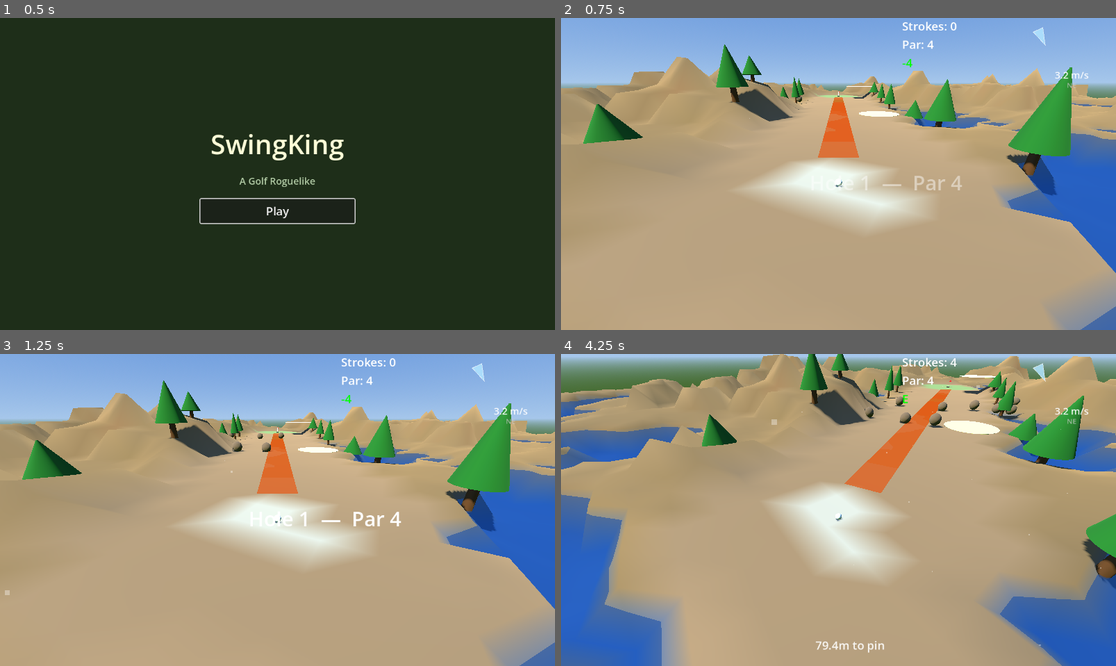
Above: before the commit, frames 1-4 (two rows, left to right).
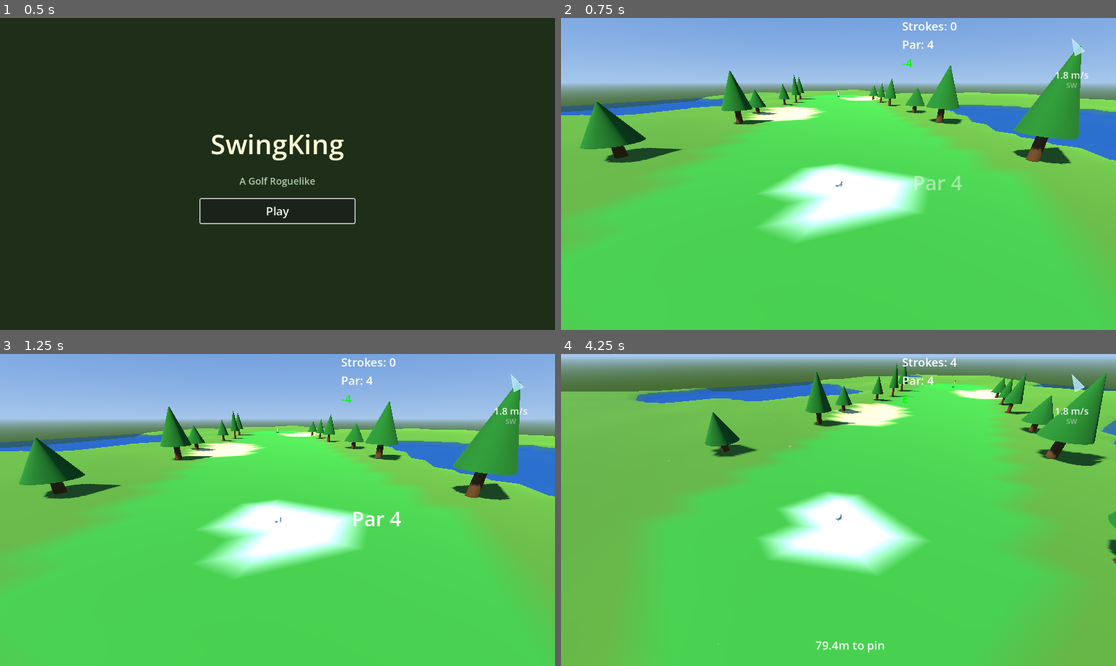
Above: after the commit, the same moments.

Repository: alexanderbenfox/golf-roguelike-godot
Game: Godot game, scene res://scenes/main_menu.tscn
The game is run twice, just before and just after one commit, with the same random seed, the same clock (stepped at 60 frames per second) and the same inputs.
Inputs (mouse positions are in pixels of both pictures, inside the frame that each line leads up to):
- Up to frame 1 (0.5 s): no input
- Up to frame 2 (0.75 s): click "Play" at 0.5 s
- Up to frame 3 (1.25 s): no input
- Up to frame 4 (4.25 s): tap Enter at 1.25 s; move the mouse to (960, 494) at 1.27 s; click (960, 494) at 1.35 s; move the mouse to (727, 525) at 2.02 s; click (727, 525) at 2.1 s; move the mouse to (894, 441) at 2.77 s; click (894, 441) at 2.85 s; move the mouse to (810, 572) at 3.52 s; click (810, 572) at 3.6 s

Frame 1 is identical in both runs. In frame 2, 78% of the frame differs, in the area x 0-100%, y 2-100%; in frame 3, 78%; in frame 4, 93%, in the area x 0-100%, y 0-100%.

Commit message:
Fix bunkers to be terrain pieces rather than objects

Diff:
--- a/main.tscn
+++ b/main.tscn
@@ -27,6 +27,11 @@
 [ext_resource type="Resource" uid="uid://b0denb2w1toja" path="res://resources/biomes/canyon.tres" id="31_canyon"]
 [ext_resource type="Resource" uid="uid://c221bvdvk4nul" path="res://resources/biomes/desert.tres" id="32_desert"]
 
+[sub_resource type="Resource" id="seg_meadow"]
+script = ExtResource("20_5t8nk")
+biome = ExtResource("30_meadow")
+metadata/_custom_type_script = "uid://bono71xruhrub"
+
 [sub_resource type="Resource" id="seg_canyon"]
 script = ExtResource("20_5t8nk")
 biome = ExtResource("31_canyon")
@@ -38,11 +43,6 @@
 script = ExtResource("20_5t8nk")
 biome = ExtResource("32_desert")
 margin = 35.0
-metadata/_custom_type_script = "uid://bono71xruhrub"
-
-[sub_resource type="Resource" id="seg_meadow"]
-script = ExtResource("20_5t8nk")
-biome = ExtResource("30_meadow")
 metadata/_custom_type_script = "uid://bono71xruhrub"
 
 [node name="Main" type="Node3D" unique_id=663232325]
@@ -80,7 +80,7 @@
 
 [node name="CourseManager" type="Node" parent="." unique_id=1153306614]
 script = ExtResource("8_4arys")
-biome_sequence = Array[ExtResource("20_5t8nk")]([SubResource("seg_canyon"), SubResource("seg_desert"), SubResource("seg_meadow")])
+biome_sequence = Array[ExtResource("20_5t8nk")]([SubResource("seg_meadow"), SubResource("seg_canyon"), SubResource("seg_desert")])
 config = ExtResource("9_tereu")
 metadata/_custom_type_script = "uid://dq7j4va62md3m"
 
--- a/resources/biome_definition.gd
+++ b/resources/biome_definition.gd
@@ -202,7 +202,7 @@
 		_zone_ex(
 			TerrainDataScript.ZoneType.BUNKER,
 			Color(0.85, 0.78, 0.50), 3.0,
-			0.2, 0.5, 0.8, 0.6, -0.3,
+			0.2, 0.5, 0.8, 0.6, -1.5,
 		),
 		_zone(
 			TerrainDataScript.ZoneType.WATER,
@@ -270,7 +270,7 @@
 		_zone_ex(
 			TerrainDataScript.ZoneType.BUNKER,
 			Color(0.75, 0.60, 0.35), 3.5,
-			0.3, 0.8, 0.7, 0.5, -0.6,
+			0.3, 0.8, 0.7, 0.5, -1.5,
 		),
 		_zone_ex(
 			TerrainDataScript.ZoneType.WATER,
@@ -337,7 +337,7 @@
 		_zone_ex(
 			TerrainDataScript.ZoneType.BUNKER,
 			Color(0.90, 0.82, 0.55), 4.0,
-			0.4, 0.6, 0.9, 0.5, -0.4,
+			0.4, 0.6, 0.9, 0.5, -1.5,
 		),
 		_zone(
 			TerrainDataScript.ZoneType.WATER,
--- a/resources/biomes/canyon.tres
+++ b/resources/biomes/canyon.tres
@@ -56,7 +56,7 @@
 valley_scale = 0.8
 hill_shape = 0.7
 valley_shape = 0.5
-height_offset = -0.6
+height_offset = -1.5
 
 [sub_resource type="Resource" id="z5"]
 script = ExtResource("2")
--- a/resources/biomes/desert.tres
+++ b/resources/biomes/desert.tres
@@ -56,7 +56,7 @@
 valley_scale = 0.6
 hill_shape = 0.9
 valley_shape = 0.5
-height_offset = -0.4
+height_offset = -1.5
 
 [sub_resource type="Resource" id="z5"]
 script = ExtResource("2")
--- a/resources/biomes/meadow.tres
+++ b/resources/biomes/meadow.tres
@@ -44,7 +44,7 @@
 valley_scale = 0.5
 hill_shape = 0.8
 valley_shape = 0.6
-height_offset = -0.3
+height_offset = -1.5
 
 [sub_resource type="Resource" id="z5"]
 script = ExtResource("2")
--- a/scripts/golf_ball.gd
+++ b/scripts/golf_ball.gd
@@ -164,9 +164,12 @@
 
 ## Apply an external impulse to the ball (e.g. from a dynamic hazard).
 ## If the ball is at rest, restarts simulation so the impulse takes effect.
+## Cancels any in-progress aim so the player can't shoot mid-launch.
 func apply_hazard_impulse(impulse: Vector3) -> void:
 	if not sim_state:
 		return
+	if is_aiming:
+		_cancel_aim()
 	if not is_simulating:
 		# Ball is at rest — restart simulation with the impulse as velocity
 		sim_state.velocity = impulse
--- a/scripts/hole_generator.gd
+++ b/scripts/hole_generator.gd
@@ -24,7 +24,9 @@
 	var type: Type
 	var world_position: Vector3
 	var radius: float
-	var height: float  # trees only; bunkers use a fixed visual thickness
+	var height: float      # trees only
+	var aspect_ratio: float = 1.0  # bunkers: elongation (>1 = longer along rotation axis)
+	var rotation: float = 0.0     # bunkers: radians, orientation of the long axis
 
 
 class DynamicHazardDescriptor:
@@ -144,6 +146,12 @@
 			hazard_rng, layout, resolved_biome,
 		)
 
+	# Extract bunker positions for terrain painting
+	var bunkers: Array = []
+	for obs in layout.obstacles:
+		if obs.type == ObstacleDescriptor.Type.BUNKER:
+			bunkers.append(obs)
+
 	# Generate terrain heightmap + zones (biome set on terrain inside)
 	layout.terrain_data = HeightmapGeneratorScript.generate(
 		rng,
@@ -156,6 +164,7 @@
 		cell_size,
 		terrain_margin,
 		resolved_biome,
+		bunkers,
 	)
 
 	return layout
@@ -200,10 +209,15 @@
 		var b := ObstacleDescriptor.new()
 		b.type = ObstacleDescriptor.Type.BUNKER
 		var back := dir * (layout.hole_length - rng.randf_range(5.0, 14.0))
-		var side := right * rng.randf_range(-layout.fairway_width * 0.8, layout.fairway_width * 0.8)
+		var side := right * rng.randf_range(
+			-layout.fairway_width * 0.8,
+			layout.fairway_width * 0.8,
+		)
 		b.world_position = back + side
 		b.world_position.y = 0.0
-		b.radius = rng.randf_range(3.0, 6.0)
+		b.radius = rng.randf_range(4.0, 7.0)
+		b.aspect_ratio = rng.randf_range(1.0, 2.2)
+		b.rotation = rng.randf_range(0.0, TAU)
 		layout.obstacles.append(b)
 
 	# --- Fairway bunker (chance scales with bunker_density, par 4+) ---
@@ -214,9 +228,14 @@
 		var t := rng.randf_range(0.3, 0.6)
 		var side_sign := 1.0 if rng.randf() > 0.5 else -1.0
 		b.world_position = dir * (t * layout.hole_length) \
-			+ right * side_sign * (layout.fairway_width * 0.3 + rng.randf_range(0.0, 4.0))
+			+ right * side_sign * (
+				layout.fairway_width * 0.3
+				+ rng.randf_range(0.0, 4.0)
+			)
 		b.world_position.y = 0.0
-		b.radius = rng.randf_range(3.0, 5.0)
+		b.radius = rng.randf_range(4.0, 6.0)
+		b.aspect_ratio = rng.randf_range(1.0, 2.5)
+		b.rotation = rng.randf_range(0.0, TAU)
 		layout.obstacles.append(b)
 
 
--- a/scripts/procedural_hole.gd
+++ b/scripts/procedural_hole.gd
@@ -3,7 +3,7 @@
 ## Responsibilities:
 ##   - Terrain mesh (vertex-coloured heightmap) with collision
 ##   - Tree obstacles (StaticBody3D with collision so ball bounces off)
-##   - Bunker visuals (sand-coloured disc; friction penalty is a future TODO)
+##   - Bunkers (terrain-integrated — painted as BUNKER zones with bowl depressions)
 ##   - Cup + flag (owns the Area3D and emits ball_entered_cup)
 ##
 ## Usage:
@@ -20,7 +20,6 @@
 
 const TRUNK_COLOR    := Color(0.35, 0.20, 0.05)
 const FOLIAGE_COLOR  := Color(0.10, 0.38, 0.08)
-const SAND_COLOR     := Color(0.85, 0.78, 0.50)
 const FLAG_COLOR     := Color(0.90, 0.10, 0.10)
 
 const GREEN_RADIUS   := 8.0
@@ -175,8 +174,6 @@
 		match obs.type:
 			HoleGenerator.ObstacleDescriptor.Type.TREE:
 				_build_tree(obs)
-			HoleGenerator.ObstacleDescriptor.Type.BUNKER:
-				_build_bunker(obs)
 
 
 func _build_tree(obs: HoleGenerator.ObstacleDescriptor) -> void:
@@ -220,22 +217,6 @@
 	add_child(body)
 
 
-func _build_bunker(obs: HoleGenerator.ObstacleDescriptor) -> void:
-	# Sample terrain height at center + edge points so the disc sits above the
-	# highest point within its footprint (avoids clipping on sloped terrain).
-	var cx: float = obs.world_position.x
-	var cz: float = obs.world_position.z
-	var r: float = obs.radius
-	var base_y: float = _terrain_height_at(cx, cz)
-	for offset: Vector2 in [Vector2(r, 0), Vector2(-r, 0), Vector2(0, r), Vector2(0, -r)]:
-		base_y = maxf(base_y, _terrain_height_at(cx + offset.x, cz + offset.y))
-	_add_disc_mesh(
-		Vector3(cx, base_y, cz),
-		obs.radius,
-		SAND_COLOR,
-		0.05
-	)
-
 
 # -------------------------------------------------------------------------
 # Dynamic hazards
@@ -359,18 +340,6 @@
 	return 0.5
 
 
-## Adds a flat CylinderMesh disc (for bunkers).
-func _add_disc_mesh(center: Vector3, radius: float, color: Color, y_offset: float) -> void:
-	var mi := MeshInstance3D.new()
-	var mesh := CylinderMesh.new()
-	mesh.top_radius = radius
-	mesh.bottom_radius = radius
-	mesh.height = 0.02
-	mi.mesh = mesh
-	mi.material_override = _flat_material(color)
-	mi.position = center + Vector3(0.0, y_offset, 0.0)
-	add_child(mi)
-
 
 func _flat_material(color: Color) -> StandardMaterial3D:
 	var mat := StandardMaterial3D.new()
--- a/scripts/terrain/heightmap_generator.gd
+++ b/scripts/terrain/heightmap_generator.gd
@@ -9,7 +9,8 @@
 ##   3. Apply per-zone height modifiers (hill/valley scale, shape, offset)
 ##   4. Carve fairway corridor (smooth toward spine elevation)
 ##   5. Flatten green and tee areas
-##   6. Clamp heights to biome min/max
+##   6. Paint bunkers (zone + smooth bowl depression)
+##   7. Clamp heights to biome min/max
 class_name HeightmapGenerator
 extends RefCounted
 
@@ -36,6 +37,8 @@
 ## Generate a TerrainData for the given hole routing.
 ## Pass a BiomeDefinition to use its noise/elevation/zone params;
 ## null falls back to hardcoded defaults.
+## bunkers: Array of ObstacleDescriptors (type=BUNKER) — painted into
+## terrain as BUNKER zones with smooth bowl depressions.
 static func generate(
 	rng: RandomNumberGenerator,
 	tee_pos: Vector3,
@@ -47,6 +50,7 @@
 	cell_size: float = 2.0,
 	margin: float = 30.0,
 	biome: BiomeDefinition = null,
+	bunkers: Array = [],
 ) -> RefCounted:
 	var noise_seed: int = rng.randi()
 
@@ -157,13 +161,19 @@
 	_flatten_area(terrain, cup_flat, green_radius, ground_height)
 	_flatten_area(terrain, tee_flat, tee_radius, ground_height)
 
-	# --- Step 6: Clamp heights ---
-	_clamp_heights(terrain, min_h, max_h)
-
-	# --- Step 7: Paint hazard zones (needs final heights) ---
+	# --- Step 6: Set hazard heights (needed by bunker clamping) ---
 	if biome:
 		terrain.water_height = biome.water_height
 		terrain.lava_height = biome.lava_height
+
+	# --- Step 7: Paint bunkers (zone + smooth bowl depression) ---
+	if biome and bunkers.size() > 0:
+		_paint_bunkers(terrain, bunkers, biome)
+
+	# --- Step 8: Clamp heights ---
+	_clamp_heights(terrain, min_h, max_h)
+
+	# --- Step 9: Paint hazard zones (needs final heights) ---
 	_paint_hazard_zones(terrain)
 
 	# Set key positions with correct Y
@@ -422,6 +432,119 @@
 
 
 # -------------------------------------------------------------------------
+# Bunker painting
+# -------------------------------------------------------------------------
+
+## Paint BUNKER zones at the given positions and carve smooth bowl
+## depressions. Runs after fairway carving + green/tee flattening so
+## the bowls are relative to the already-smooth terrain surface.
+## Supports elliptical bunkers via aspect_ratio and rotation on each
+## descriptor.
+static func _paint_bunkers(
+	terrain: RefCounted,
+	bunkers: Array,
+	biome: RefCounted,
+) -> void:
+	var zone_def: ZoneDefinition = biome.get_zone_def(
+		TerrainDataScript.ZoneType.BUNKER,
+	)
+	# Depression depth — minimum 1.2 so bunkers are clearly visible
+	var depth: float = maxf(
+		absf(zone_def.height_offset) if zone_def else 1.2, 1.2,
+	)
+	# Floor height — don't depress bunkers below water/lava planes
+	var floor_h: float = -999.0
+	if terrain.water_height > -900.0:
+		floor_h = maxf(floor_h, terrain.water_height + 0.15)
+	if terrain.lava_height > -900.0:
+		floor_h = maxf(floor_h, terrain.lava_height + 0.15)
+
+	for bunker in bunkers:
+		var cx: float = bunker.world_position.x
+		var cz: float = bunker.world_position.z
+		var radius: float = bunker.radius
+		var aspect: float = bunker.aspect_ratio \
+			if "aspect_ratio" in bunker else 1.0
+		var rot: float = bunker.rotation \
+			if "rotation" in bunker else 0.0
+
+		# Precompute rotation for ellipse distance check
+		var cos_r: float = cos(-rot)
+		var sin_r: float = sin(-rot)
+		# Semi-axes: long = radius * aspect, short = radius
+		var semi_long: float = radius * aspect
+		var semi_short: float = radius
+		# Bounding radius for early rejection
+		var bound_sq: float = semi_long * semi_long
+
+		# Reference height at bunker center
+		var center_gx: int = clampi(
+			int((cx - terrain.origin.x) / terrain.cell_size),
+			0, terrain.grid_width - 1,
+		)
+		var center_gz: int = clampi(
+			int((cz - terrain.origin.z) / terrain.cell_size),
+			0, terrain.grid_depth - 1,
+		)
+		var center_h: float = terrain.heights[
+			terrain.idx(center_gx, center_gz)
+		]
+
+		for gz: int in range(terrain.grid_depth):
+			for gx: int in range(terrain.grid_width):
+				var world: Vector3 = terrain.grid_to_world(
+					gx, gz,
+				)
+				var dx: float = world.x - cx
+				var dz: float = world.z - cz
+
+				# Early reject with bounding circle
+				if dx * dx + dz * dz > bound_sq:
+					continue
+
+				# Rotate into ellipse-local space
+				var lx: float = dx * cos_r - dz * sin_r
+				var lz: float = dx * sin_r + dz * cos_r
+
+				# Normalized ellipse distance (1.0 = on edge)
+				var ellipse_d: float = (
+					(lx * lx) / (semi_long * semi_long)
+					+ (lz * lz) / (semi_short * semi_short)
+				)
+				if ellipse_d >= 1.0:
+					continue
+
+				var cell_idx: int = terrain.idx(gx, gz)
+				var zone: int = terrain.zones[cell_idx]
+
+				# Don't override green or tee zones
+				if zone == TerrainDataScript.ZoneType.GREEN \
+					or zone == TerrainDataScript.ZoneType.TEE:
+					continue
+
+				terrain.zones[cell_idx] = \
+					TerrainDataScript.ZoneType.BUNKER
+
+				# Bowl depression — smoothstep from edge
+				var dist_ratio: float = sqrt(ellipse_d)
+				var bowl: float = 1.0 - smoothstep(
+					0.0, 1.0, dist_ratio,
+				)
+
+				# Blend interior toward center height
+				# (smooths noise) then apply depression
+				var h: float = terrain.heights[cell_idx]
+				var smoothed: float = lerpf(
+					h, center_h, bowl * 0.7,
+				)
+				var depressed: float = smoothed - depth * bowl
+				# Keep bunkers above water/lava planes
+				if floor_h > -900.0:
+					depressed = maxf(depressed, floor_h)
+				terrain.heights[cell_idx] = depressed
+
+
+# -------------------------------------------------------------------------
 # Geometry helpers
 # -------------------------------------------------------------------------
 
Not shown: 1 places in resources/biomes/canyon.tres that only renumber resources
Not shown: 1 places in resources/biomes/desert.tres that only renumber resources
